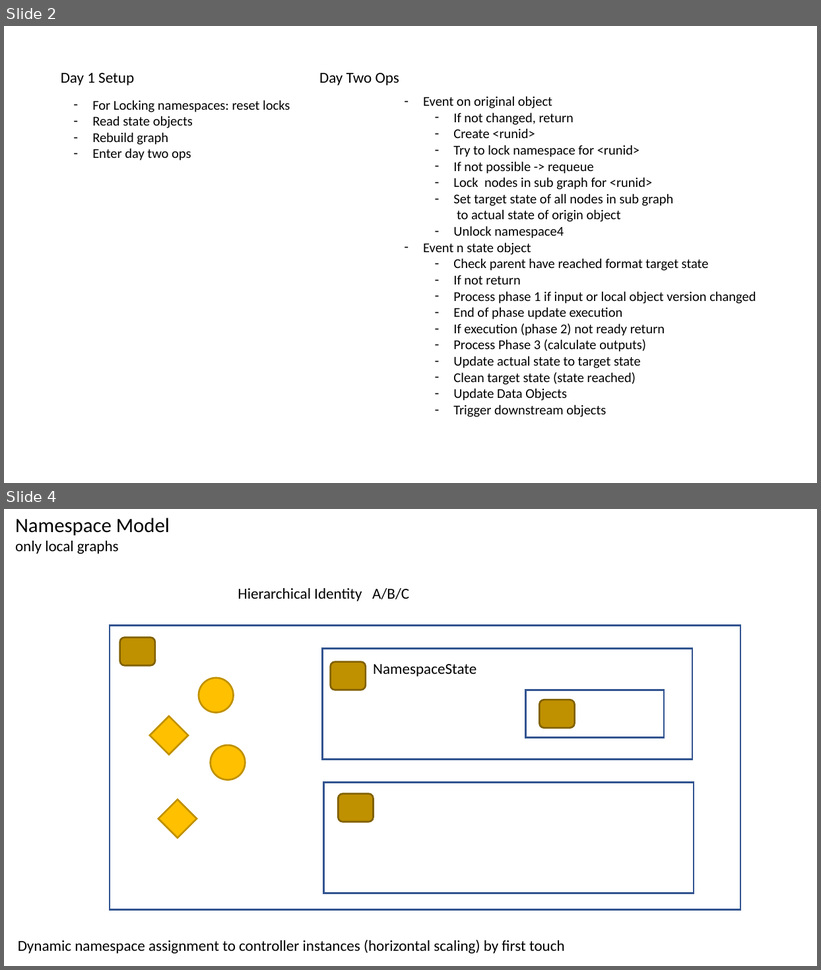
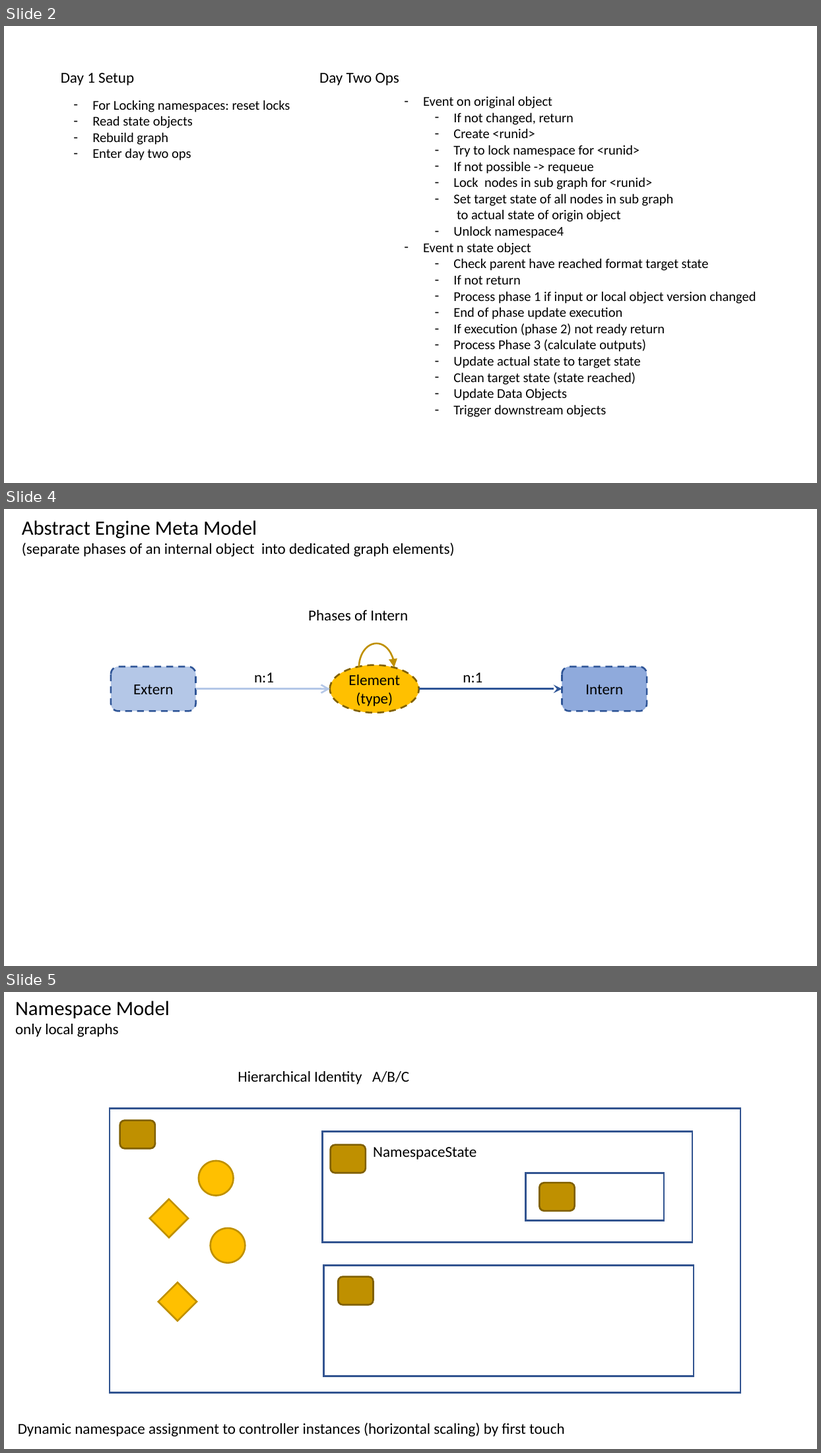
Before and after one commit to mandelsoft/engine, a slide deck: engine.pptx. Shown one above the other, each under a label of ours: slides 2 and 4 before the commit, slides 2, 4 and 5 after it; the slides between them are not shown. The pictures are 821x970 and 821x1453 pixels, drawn with LibreOffice and Linux fonts; fonts in the diff are those of the drawing. Boxes give left, top, right and bottom in pixels: in the first picture for what was removed or moved away, otherwise in the second. Text is boxed around its words. In the diff, an @@ line names an element or a change of style, - is before the commit and + after.

Commit message:
introduce formal meta model

```diff
--- a/engine.pptx
+++ b/engine.pptx
@@ slide 4 added at box(4, 509, 817, 966), background #FFFFFF @@
@@ text added at box(22, 520, 455, 557), 18 pt, text #000000 @@
+Abstract Engine Meta Model
+(separate phases of an internal object into dedicated graph elements)
@@ text added at box(308, 610, 408, 621), 18 pt, text #000000 @@
+Phases of Intern
@@ arc (boxed as its full ellipse) added at box(359, 644, 395, 692), outline #BF9000 2 pt @@
@@ rounded rectangle added at box(111, 667, 195, 712), fill #B4C7E7, outline #2F5597 2 pt dashed @@
@@ ellipse added at box(330, 665, 418, 713), fill #FFC000, outline #806000 2 pt dashed @@
@@ rounded rectangle added at box(562, 667, 647, 712), fill #8FAADC, outline #2F5597 2 pt dashed @@
@@ text added at box(133, 685, 173, 694), 18 pt, text #000000 @@
+Extern
@@ text added at box(254, 673, 274, 683), 18 pt, text #000000 @@
+n:1
@@ text added at box(349, 675, 400, 706), 18 pt, text #000000 @@
+Element
+(type)
@@ text added at box(463, 673, 482, 683), 18 pt, text #000000 @@
+n:1
@@ text added at box(585, 685, 623, 694), 18 pt, text #000000 @@
+Intern
@@ arrow added from (195, 689) to (330, 689), #B4C7E7 2 pt @@
@@ arrow added from (419, 689) to (562, 689), #2F5597 2 pt @@
@@ what was slide 4 is now slide 5 @@
```
Also in this commit, not shown: 1 slide changed, 1 other slide added, 37 other files.
